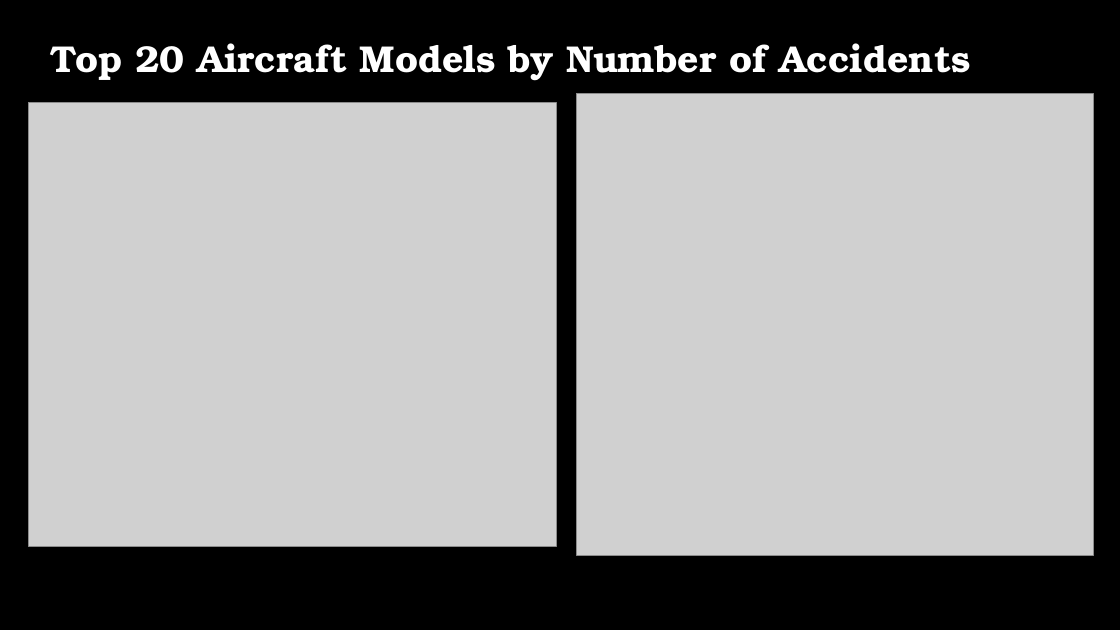
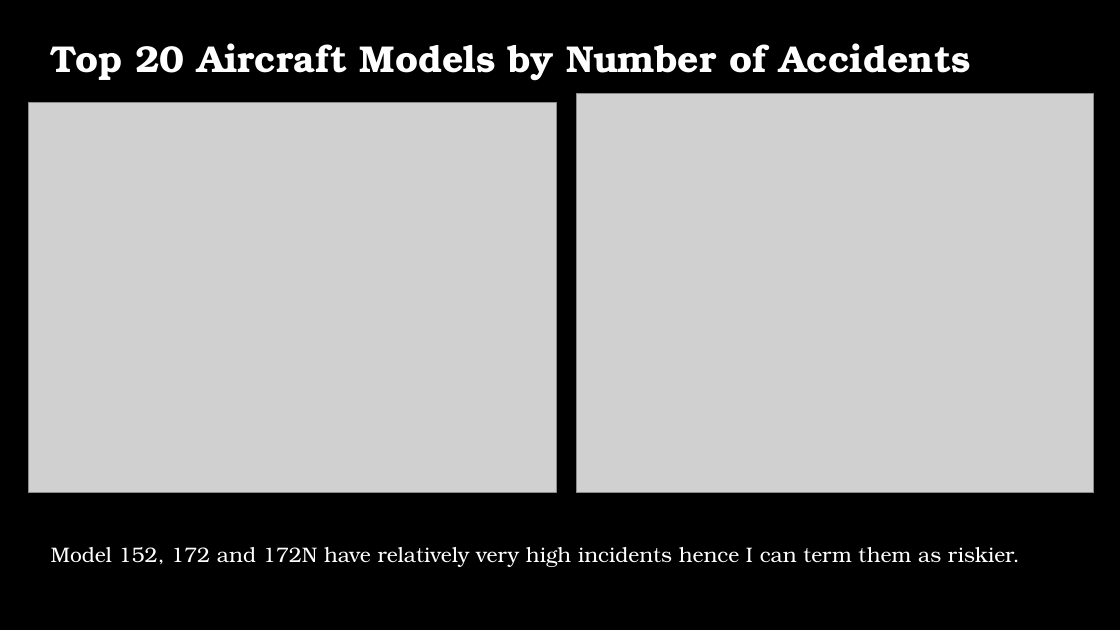
Before and after one commit to godwinmutuma/Phase1-project, a slide deck: slide 16 of Aviation Analysis.pptx (slide 21 before the commit). Drawn at 1120x630 pixels with LibreOffice and Linux fonts; fonts in the diff are those of the drawing; grey boxes stand for pictures; background and template pictures are left out. Boxes give left, top, right and bottom in pixels: in the first picture for what was removed or moved away, otherwise in the second. Text is boxed around its words. In the diff, an @@ line names an element or a change of style, - is before the commit and + after.

```diff
--- a/Aviation Analysis.pptx
+++ b/Aviation Analysis.pptx
@@ picture: place and size @@
-picture at [29,103,556,546]
+picture at [29,103,556,492]
@@ picture: place and size @@
-picture at [576,94,1094,555]
+picture at [576,94,1094,493]
@@ text added at [51,547,1020,567], 18 pt, text #FFFFFF @@
+Model 152, 172 and 172N have relatively very high incidents hence I can term them as riskier.
```
Also in this commit, not shown: 8 other slides changed, 9 slides removed, 1 other file.
